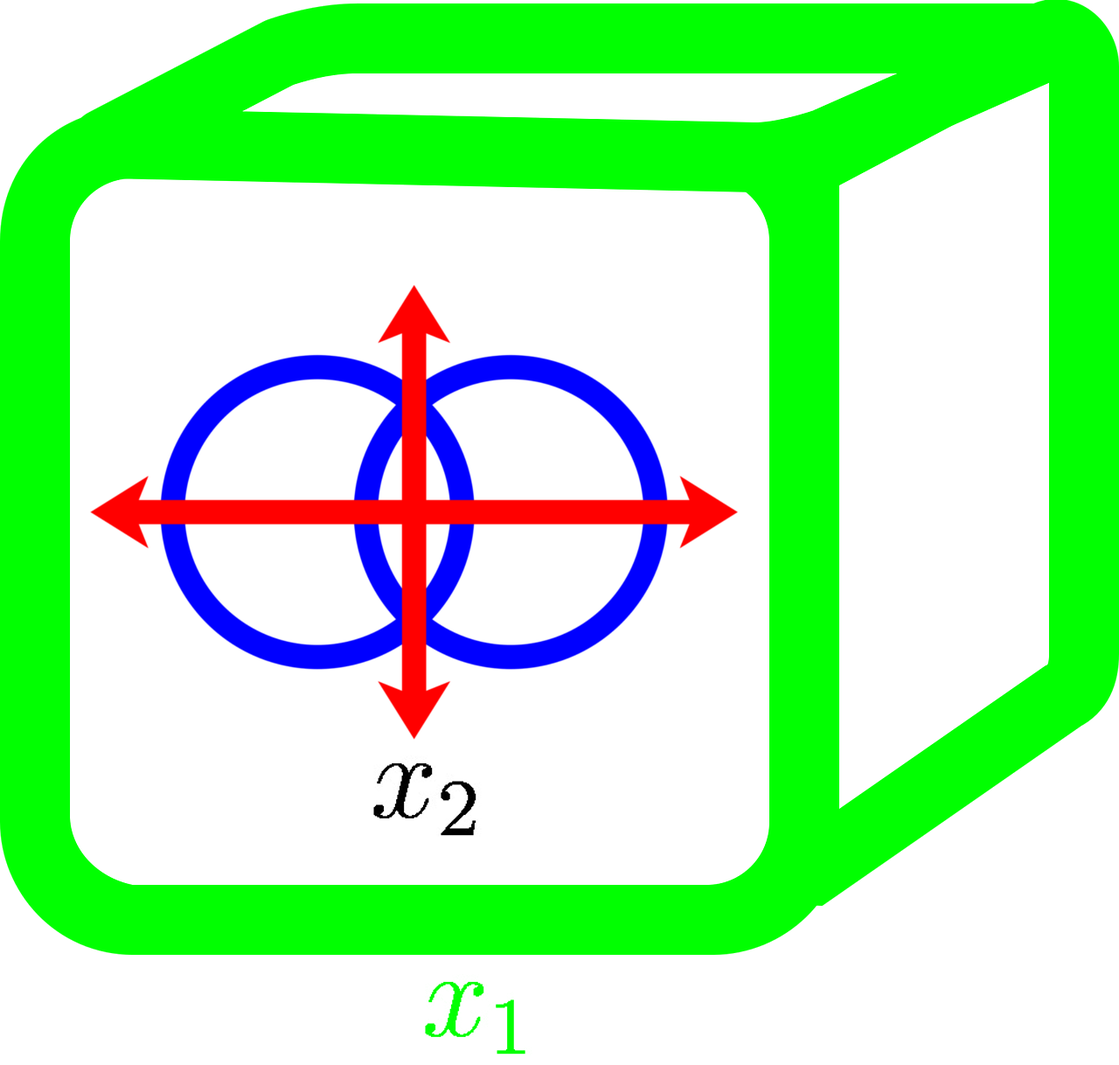
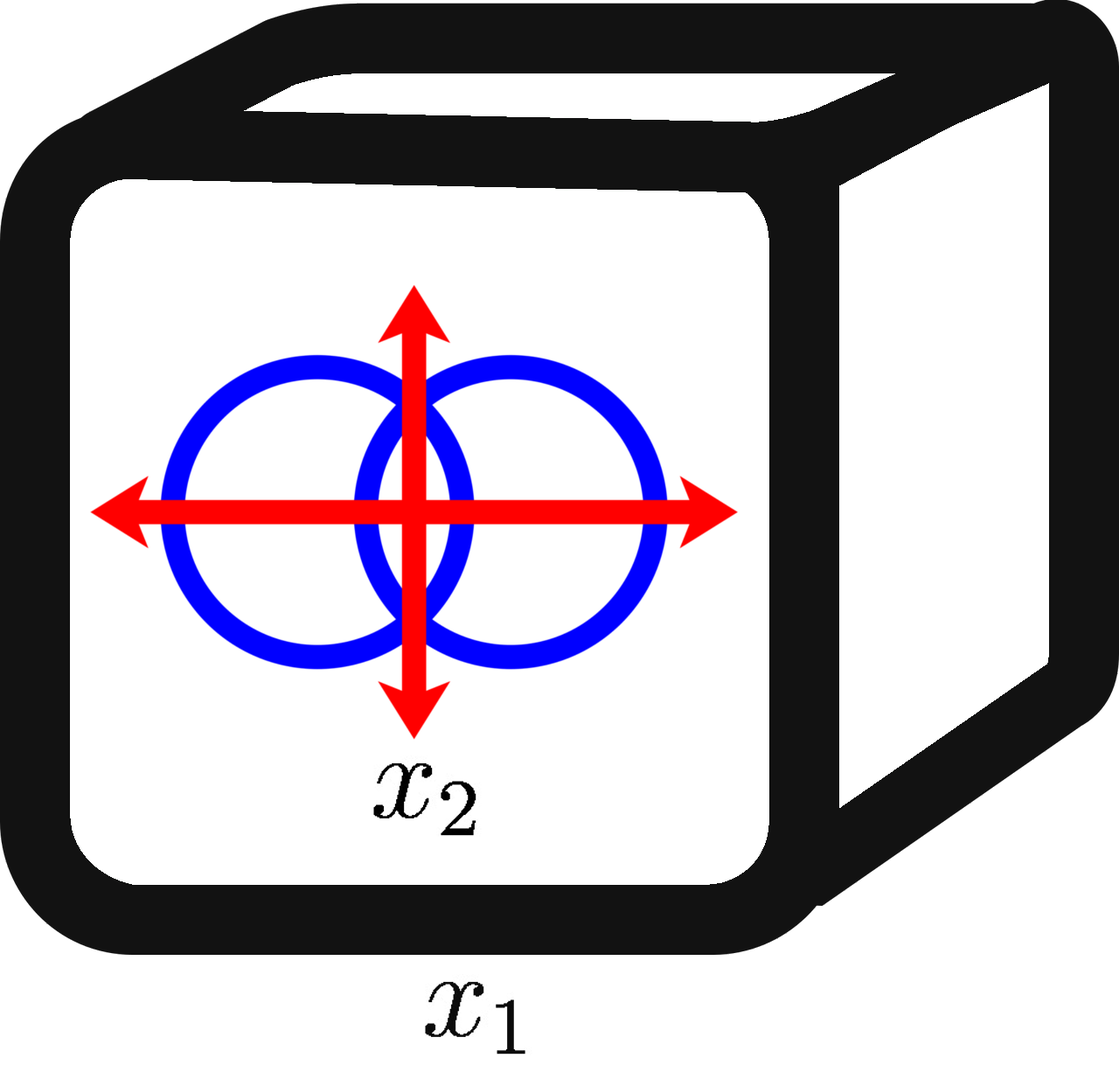
Comparing the layer stacks of the two (1119, 1065) images. Changes:
painted on "x1.png" over [424, 973, 533, 1055]
painted on "kubli.png" over [0, 0, 1119, 955]
